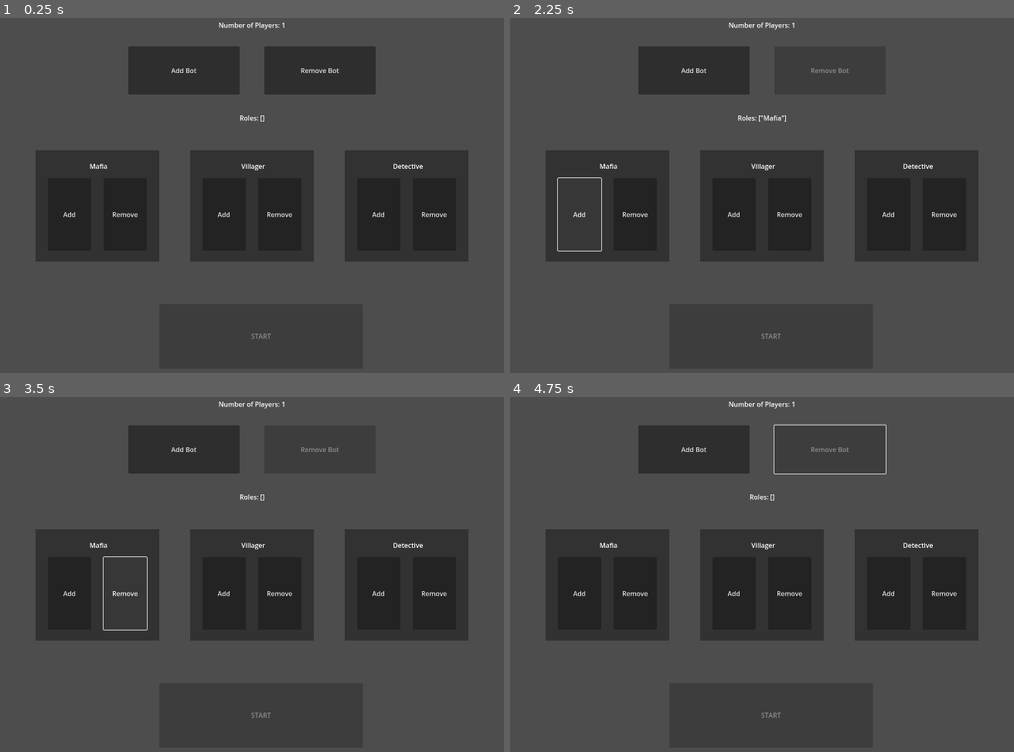
Above: before the commit, frames 1-4 (two rows, left to right).
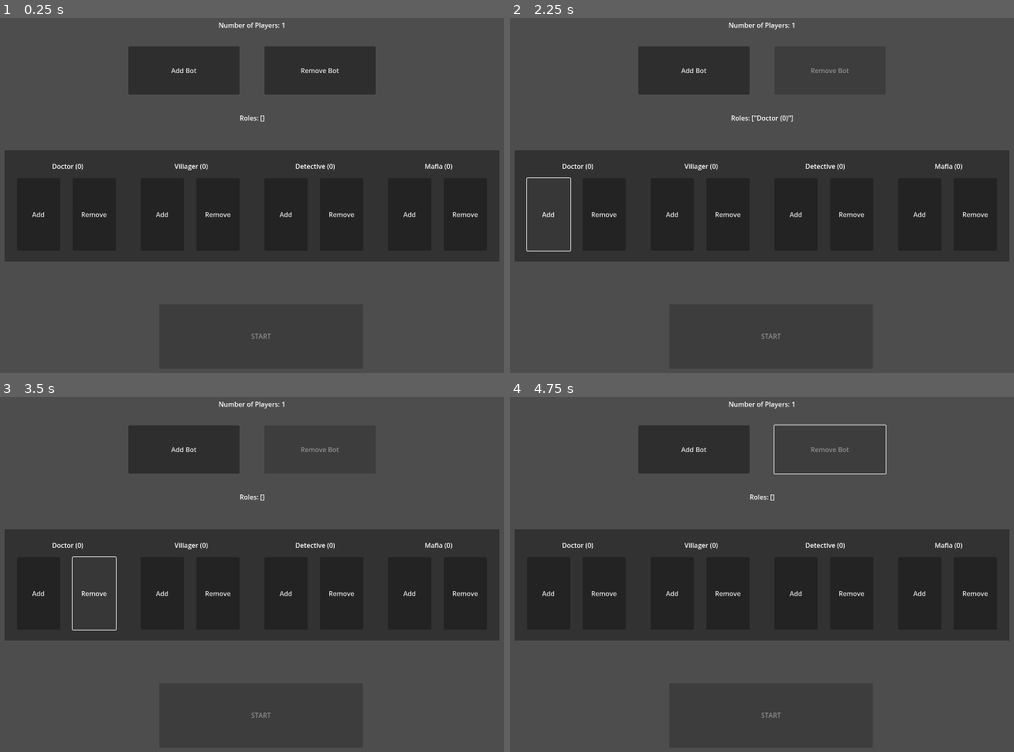
Above: after the commit, the same moments.

Repository: ThatOnePixle/MafiaWithCustomCards
Game: Godot game, scene res://scenes and scripts/main.tscn
Two runs of this game, one before a commit and one after it. Both use one fixed random seed, a clock stepped at 60 frames per second and the inputs below. Before the commit the project starts from res://scenes/main.tscn.
Inputs:
- Up to frame 1 (0.25 s): no input
- Up to frame 2 (2.25 s): click "Add Bot" at 0.5 s; click "Remove Bot" at 1.25 s; click "Add" at 2 s
- Up to frame 3 (3.5 s): click "Remove" at 2.75 s
- Up to frame 4 (4.75 s): click "Add Bot" at 3.5 s; click "Remove Bot" at 4.25 s

The runs differ from the first frame. In frame 1, 8.2% of the frame differs, in the area x 0-100%, y 37-69%; in frame 2, 7.8%; in frame 3, 8.5%; in frame 4, 8.2%.

Commit message:
added modular roles (json)

Diff:
--- /dev/null
+++ b/roles/detective0000.json
@@ -0,0 +1,8 @@
+{
+	"name":"Detective (0)",
+	"team":"villager",
+	"night":{
+		"action":"investigate",
+		"target":"selection"
+	}
+}
--- /dev/null
+++ b/roles/doctor0000.json
@@ -0,0 +1,8 @@
+{
+	"name":"Doctor (0)",
+	"team":"villager",
+	"night":{
+		"action":"protcter",
+		"target":"selection"
+	}
+}
--- /dev/null
+++ b/roles/mafia0000.json
@@ -0,0 +1,8 @@
+{
+	"name":"Mafia (0)",
+	"team":"mafia",
+	"night":{
+		"action":"kill",
+		"target":"selection"
+	}
+}
--- /dev/null
+++ b/roles/villager0000.json
@@ -0,0 +1,4 @@
+{
+	"name":"Villager (0)",
+	"team":"villager"
+}
--- a/scenes/lobby/lobby.gd
+++ b/scenes and scripts/lobby/lobby.gd
@@ -14,8 +14,7 @@
 @onready var removeBotButton = $RemoveBotButton
 @onready var roleButtonParent = $"role buttons"
 
-var addAndRemoveRoleButton: PackedScene = preload("res://scenes/lobby/add_and_remove_role_button.tscn")
-
+var addAndRemoveRoleButton: PackedScene = preload("res://scenes and scripts/lobby/add_and_remove_role_button.tscn")
 #----------------------------------------------------------------------------------------------------
 #Functions
 #----------------------------------------------------------------------------------------------------
@@ -24,7 +23,7 @@
 func _ready() -> void:
 	for item in mainRoot.roleOptions:
 		var addAndRemoveRoleButtonObject = addAndRemoveRoleButton.instantiate()
-		addAndRemoveRoleButtonObject.get_node("name of role").text = item
+		addAndRemoveRoleButtonObject.get_node("name of role").text = item["name"]
 		var leftAnchorPoint: float = float(mainRoot.roleOptions.find(item) + 1) * 1/(1 + len(mainRoot.roleOptions)) - 0.1
 		addAndRemoveRoleButtonObject.anchor_left = leftAnchorPoint
 		addAndRemoveRoleButtonObject.anchor_right = leftAnchorPoint + 0.2
--- a/scenes/lobby/lobby.tscn
+++ b/scenes and scripts/lobby/lobby.tscn
@@ -1,6 +1,6 @@
 [gd_scene load_steps=2 format=3 uid="uid://c62ayfuebhtk4"]
 
-[ext_resource type="Script" uid="uid://cxee2q8dxn3kb" path="res://scenes/lobby/lobby.gd" id="1_4xbgs"]
+[ext_resource type="Script" uid="uid://cxee2q8dxn3kb" path="res://scenes and scripts/lobby/lobby.gd" id="1_4xbgs"]
 
 [node name="Lobby" type="Control"]
 layout_mode = 3
--- a/scenes/main.gd
+++ b/scenes and scripts/main.gd
@@ -4,14 +4,15 @@
 #Variables
 #----------------------------------------------------------------------------------------------------
 
-var roleOptions: Array[String] = ["Mafia", "Villager", "Detective"]
+var roleOptions: Array = _load_roles_data()
 var roles: Array[String] = []
-var players: Dictionary[String, String] = {}
+
+var players: Dictionary[String, Dictionary] = {}
 var numOfPlayers: int = 1
 
-var lobbyScene: PackedScene = preload("res://scenes/lobby/lobby.tscn")
-var nightScene: PackedScene = preload("res://scenes/night/night.tscn")
-var voteingScene: PackedScene = preload("res://scenes/voteing/voteing.tscn")
+var lobbyScene: PackedScene = preload("res://scenes and scripts/lobby/lobby.tscn")
+var nightScene: PackedScene = preload("res://scenes and scripts/night/night.tscn")
+var voteingScene: PackedScene = preload("res://scenes and scripts/voteing/voteing.tscn")
 var lobbySceneObject: Node = lobbyScene.instantiate()
 var nightSceneObject: Node = nightScene.instantiate()
 var voteingSceneObject: Node = voteingScene.instantiate()
@@ -19,6 +20,23 @@
 #----------------------------------------------------------------------------------------------------
 #Functions
 #----------------------------------------------------------------------------------------------------
+func _load_roles_data():
+	var rolesData = []
+	var dir = DirAccess.open("res://roles")
+	dir.list_dir_begin()
+	var file_name = dir.get_next()
+	while file_name != "":
+		if file_name.ends_with(".json"):
+			var file = FileAccess.open("res://roles/" + file_name, FileAccess.READ)
+			var data = JSON.parse_string(file.get_as_text())
+			rolesData.append(data)
+		file_name = dir.get_next()
+	return rolesData
+
+func _return_role_data_matching_name(nameOfRole):
+	for roleData in roleOptions:
+		if nameOfRole == roleData["name"]:
+			return roleData
 
 func _ready() -> void:
 	self.add_child(lobbySceneObject)
@@ -31,7 +49,7 @@
 	_instantiate_scenes()
 	for i in range(numOfPlayers):                                             #Assigns Roles
 		var roleToBeAssigned: String = roles[randi_range(0,len(roles)-1)]
-		players["Bot" + str(i)] = roleToBeAssigned
+		players["Bot" + str(i)] = _return_role_data_matching_name(roleToBeAssigned)
 		roles.erase(roleToBeAssigned)
 	print(players)
 	self.add_child(nightSceneObject)
--- a/scenes/main.tscn
+++ b/scenes and scripts/main.tscn
@@ -1,6 +1,6 @@
 [gd_scene load_steps=2 format=3 uid="uid://bue1hij1nwxjn"]
 
-[ext_resource type="Script" uid="uid://dj43t21xm6tb" path="res://scenes/main.gd" id="1_ig7tw"]
+[ext_resource type="Script" uid="uid://dj43t21xm6tb" path="res://scenes and scripts/main.gd" id="1_ig7tw"]
 
 [node name="mainRoot" type="Control"]
 layout_mode = 3
--- a/scenes/night/night.gd
+++ b/scenes and scripts/night/night.gd
@@ -6,24 +6,38 @@
 
 @onready var mainRoot = $".."
 @onready var roleTitle = $roleTitle
-var playerSelector: PackedScene = preload("res://scenes/night/player_selector.tscn")
+@onready var outputText = $outputText
+var playerSelector: PackedScene = preload("res://scenes and scripts/night/player_selector.tscn")
 var playerSelectorObject = playerSelector.instantiate()
 @onready var playerRole = mainRoot.players["Bot0"]
-@onready var actionComplete = playerRole == "Villager"
 
 #----------------------------------------------------------------------------------------------------
 #Variables
 #----------------------------------------------------------------------------------------------------
 
 func _ready() -> void:
-	roleTitle.text = "You Are: " + playerRole
-	if playerRole == "Mafia":
+	roleTitle.text = "You Are: " + playerRole["name"]
+	if playerRole["night"]["target"] == "selection":
 		self.add_child(playerSelectorObject)
 
-func _selection_complete() -> void:
-	actionComplete = true
+func _selection_complete(botNumber) -> void:
+	_perform_action("Bot" + str(botNumber))
 	self.remove_child(playerSelectorObject)
 
+func _perform_action(target: String) -> void:
+	print(target)
+	match playerRole["night"]["action"]:
+		"kill":
+			if "protected" in mainRoot.players[target]:
+				if !mainRoot.players[target]["protected"]:
+					mainRoot.players[target]["dead"] = true
+			else:
+				mainRoot.players[target]["dead"] = true
+		"protect":
+			mainRoot.players[target]["protected"] = true
+		"investigate":
+			outputText = mainRoot.players[target]["name"]
+
+
 func _on_finish_button_pressed() -> void:
-	if actionComplete == true:
 		mainRoot._start_vote()
--- a/scenes/night/night.tscn
+++ b/scenes and scripts/night/night.tscn
@@ -1,6 +1,6 @@
 [gd_scene load_steps=2 format=3 uid="uid://b818hg5i1rdd3"]
 
-[ext_resource type="Script" uid="uid://orwtxaeeh21o" path="res://scenes/night/night.gd" id="1_38omt"]
+[ext_resource type="Script" uid="uid://orwtxaeeh21o" path="res://scenes and scripts/night/night.gd" id="1_38omt"]
 
 [node name="nightRoot" type="Control"]
 layout_mode = 3
@@ -21,6 +21,15 @@
 grow_horizontal = 2
 text = "You Are: [Role]"
 
+[node name="outputText" type="Label" parent="."]
+layout_mode = 1
+anchors_preset = -1
+anchor_left = 0.5
+anchor_top = 0.85
+anchor_right = 0.5
+anchor_bottom = 0.85
+grow_horizontal = 2
+
 [node name="finish button" type="Button" parent="."]
 layout_mode = 1
 anchors_preset = -1
--- a/scenes/night/player_selector.gd
+++ b/scenes and scripts/night/player_selector.gd
@@ -19,12 +19,9 @@
 		buttonPerPerson.anchor_bottom = 0.9
 		buttonPerPerson.anchor_left = float(i) * 1/mainRoot.numOfPlayers - 0.1
 		buttonPerPerson.anchor_right = buttonPerPerson.anchor_left + 0.2
-		if " (dead)" in mainRoot.players["Bot" + str(i)]:
-			buttonPerPerson.disabled = true
-			buttonPerPerson.text = "Bot " + str(i) + " (Dead)"
+		if "dead" in mainRoot.players["Bot" + str(i)]:
+			if mainRoot.players["Bot" + str(i)]["dead"]:
+				buttonPerPerson.disabled = true
+				buttonPerPerson.text = "Bot " + str(i) + " (Dead)"
 		background.add_child(buttonPerPerson)
-		buttonPerPerson.connect("button_down", (func(): _kill(i)))
-
-func _kill(botNumber: int) -> void:
-	mainRoot.players["Bot" + str(botNumber)] += " (dead)"
-	root._selection_complete()
+		buttonPerPerson.connect("button_down", (func(): root._selection_complete(i)))
--- a/scenes/night/player_selector.tscn
+++ b/scenes and scripts/night/player_selector.tscn
@@ -1,6 +1,6 @@
 [gd_scene load_steps=2 format=3 uid="uid://ua0wsg0fw3my"]
 
-[ext_resource type="Script" uid="uid://b6w4a5dmxb2dm" path="res://scenes/night/player_selector.gd" id="1_1wamd"]
+[ext_resource type="Script" uid="uid://b6w4a5dmxb2dm" path="res://scenes and scripts/night/player_selector.gd" id="1_1wamd"]
 
 [node name="player selector" type="Control"]
 layout_mode = 3
--- a/scenes/voteing/voteing.gd
+++ b/scenes and scripts/voteing/voteing.gd
@@ -7,17 +7,19 @@
 @onready var mainRoot = $".."
 @onready var roleTitle = $roleTitle
 @onready var background = $background
-var playerSelector: PackedScene = preload("res://scenes/night/player_selector.tscn")
+var playerSelector: PackedScene = preload("res://scenes and scripts/night/player_selector.tscn")
 var selectionComplete = false
+@onready var playerRole = mainRoot.players["Bot0"]
 
 #----------------------------------------------------------------------------------------------------
 #Variables
 #----------------------------------------------------------------------------------------------------
 
 func _ready() -> void:
-	roleTitle.text = "You Are: " + mainRoot.players["Bot0"]
+	roleTitle.text = "You Are: " + playerRole["name"]
 	var playerSelectorObject = playerSelector.instantiate()
 	self.add_child(playerSelectorObject)
 
-func _selection_complete() -> void:
+func _selection_complete(botNumber) -> void:
+	mainRoot.players["Bot" + str(botNumber)]["dead"] = true
 	mainRoot._end_vote()
--- a/scenes/voteing/voteing.tscn
+++ b/scenes and scripts/voteing/voteing.tscn
@@ -1,6 +1,6 @@
 [gd_scene load_steps=2 format=3 uid="uid://c4jo2hxexo0pr"]
 
-[ext_resource type="Script" uid="uid://bxpyegdyat18r" path="res://scenes/voteing/voteing.gd" id="1_7p3p6"]
+[ext_resource type="Script" uid="uid://bxpyegdyat18r" path="res://scenes and scripts/voteing/voteing.gd" id="1_7p3p6"]
 
 [node name="voteing" type="Control"]
 layout_mode = 3
--- /dev/null
+++ b/teams/mafia.json
@@ -0,0 +1,17 @@
+{
+	"win con":{
+		"type": "compare",
+		"var1":{
+			"type":"players",
+			"condition":"is role",
+			"role": "mafia"
+		},
+		"var2":{
+			"type":"players",
+			"condition":"is role",
+			"role": "mafia",
+			"inverted": true
+		},
+		"comparison": ">="
+	}
+}
--- /dev/null
+++ b/teams/villager.json
@@ -0,0 +1,15 @@
+{
+	"win con":{
+		"type": "compare",
+		"var1":{
+			"type":"players",
+			"condition":"is role",
+			"role": "mafia"
+		},
+		"var2":{
+			"type":"constant",
+			"number": 0
+		},
+		"comparison": "="
+	}
+}
Renamed: scenes/label.gd -> scenes and scripts/label.gd
Renamed: scenes/label.gd.uid -> scenes and scripts/label.gd.uid
Renamed: scenes/lobby/add_and_remove_role_button.tscn -> scenes and scripts/lobby/add_and_remove_role_button.tscn
Renamed: scenes/lobby/lobby.gd.uid -> scenes and scripts/lobby/lobby.gd.uid
Renamed: scenes/main.gd.uid -> scenes and scripts/main.gd.uid
Renamed: scenes/night/night.gd.uid -> scenes and scripts/night/night.gd.uid
Not shown: 1 places in scenes and scripts/night/night.tscn that only renumber resources
Renamed: scenes/night/player_selector.gd.uid -> scenes and scripts/night/player_selector.gd.uid
Renamed: scenes/voteing/voteing.gd.uid -> scenes and scripts/voteing/voteing.gd.uid
